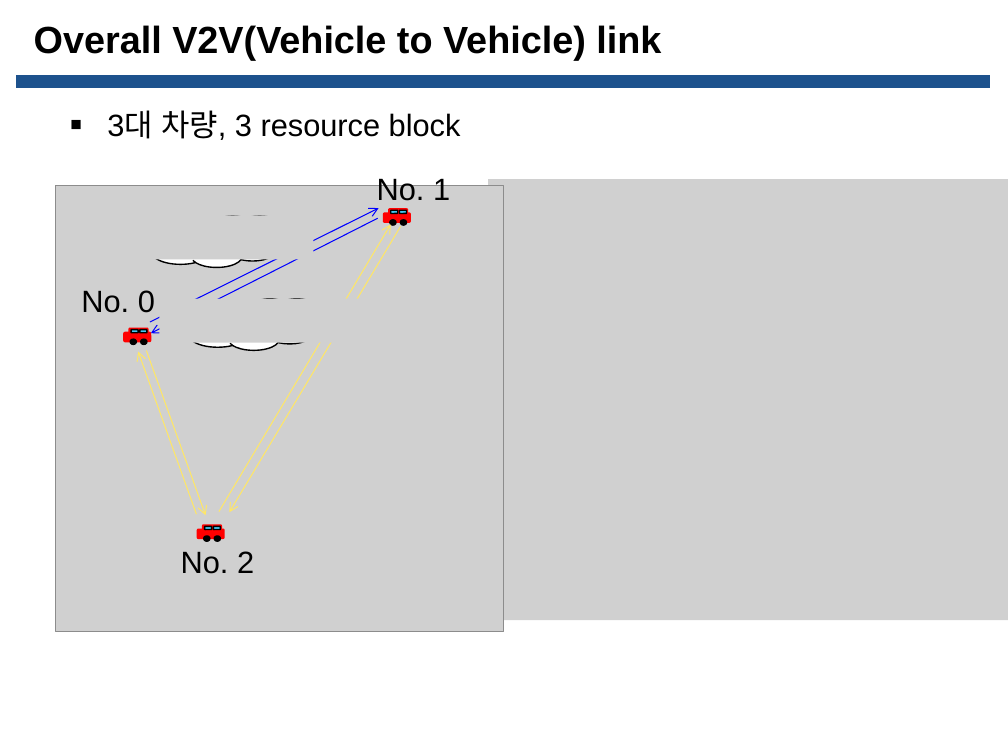
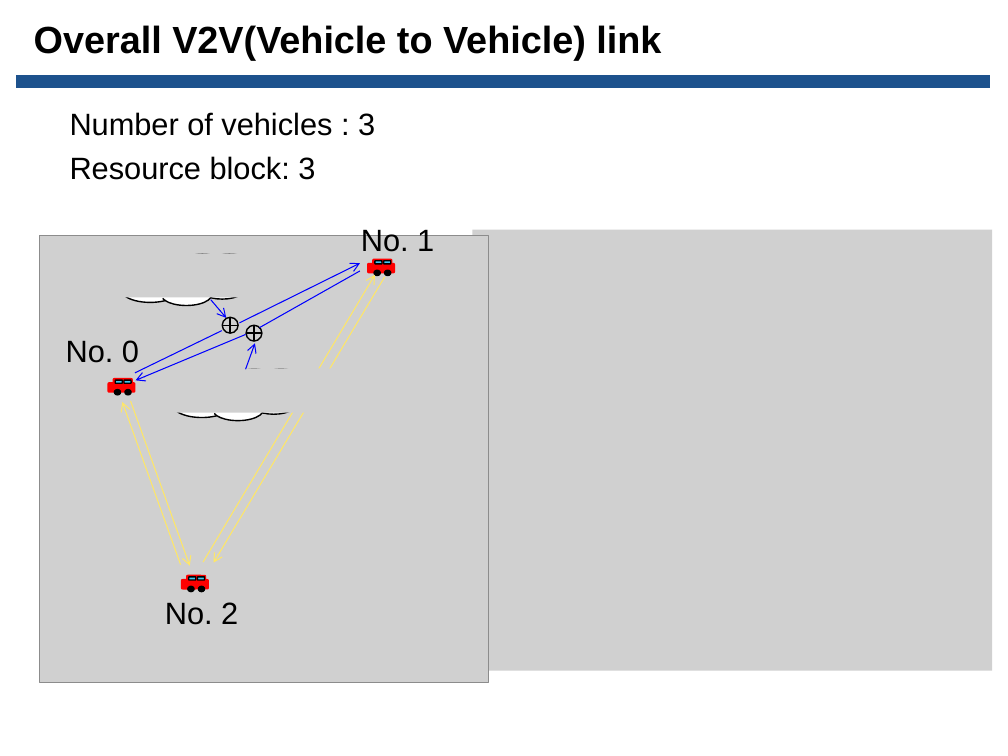
Before and after one commit to Donghee123/MS, a slide deck: slide 17 of V2V DQN Study/C-V2X 3GPP Release 14 채널 시뮬레이션 ppt/20210915_C-V2X 3GPP Release 14 채널 시뮬레이션_한동희_발표자료.pptx. Drawn at 1008x756 pixels with LibreOffice and Linux fonts; fonts in the diff are those of the drawing; grey boxes stand for pictures; background and template pictures are left out. Boxes give left, top, right and bottom in pixels: in the first picture for what was removed or moved away, otherwise in the second. Text is boxed around its words. In the diff, an @@ line names an element or a change of style, - is before the commit and + after.

```diff
--- a/V2V DQN Study/C-V2X 3GPP Release 14 채널 시뮬레이션 ppt/20210915_C-V2X 3GPP Release 14 채널 시뮬레이션_한동희_발표자료.pptx
+++ b/V2V DQN Study/C-V2X 3GPP Release 14 채널 시뮬레이션 ppt/20210915_C-V2X 3GPP Release 14 채널 시뮬레이션_한동희_발표자료.pptx
@@ text at [70,112,375,180]: text changed @@
-▪ 3대 차량, 3 resource block
+Number of vehicles : 3
+Resource block: 3
@@ picture removed at [126,216,313,260] @@
@@ picture added at [95,253,282,297] @@
@@ cloud: place and size @@
-cloud at [133,216,295,267]
+cloud at [103,254,265,305]
@@ arrow moved from (378, 219) - (151, 334) to (240, 323) - (360, 263) @@
@@ picture removed at [159,298,361,343] @@
@@ arrow added from (211, 299) to (226, 318), #0000FF 0.75 pt @@
@@ arrow moved from (150, 322) - (379, 208) to (260, 328) - (360, 271) @@
@@ arrow (260, 328) - (360, 271): arrow to line @@
@@ flow chart or added at [222,318,238,334], outline #000000 1 pt @@
@@ flow chart or added at [246,326,262,342], outline #000000 1 pt @@
@@ line added from (222, 331) to (135, 373), #0000FF 0.75 pt @@
@@ arrow added from (246, 335) to (136, 380), #0000FF 0.75 pt @@
@@ arrow added from (246, 369) to (255, 344), #0000FF 0.75 pt @@
@@ picture added at [144,369,346,413] @@
@@ cloud: place and size @@
-cloud at [170,298,333,350]
+cloud at [155,369,318,420]
@@ 12 rounded rectangles, 6 ellipses, 4 arrows, 3 texts, 2 pictures: place and size @@
-12 rounded rectangles, 6 ellipses, 4 arrows, 3 texts, 2 pictures at [55,176,1008,632]
+12 rounded rectangles, 6 ellipses, 4 arrows, 3 texts, 2 pictures at [39,226,993,682]
```
Also in this commit, not shown: 5 other slides changed, 10 slides added, 1 other file.
